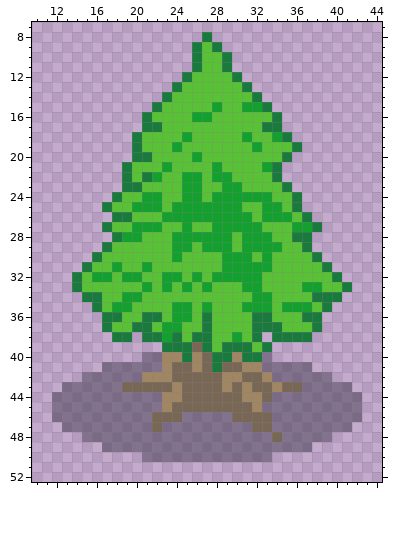
Pixel-art sprite -- Assets/Tilemaps/Rule Tiles/Trees/pine_tree_short.png. Above is the file before it was changed.
The file is 60x54 pixels. Shown: x 10..44, y 7..52.
And afterwards:
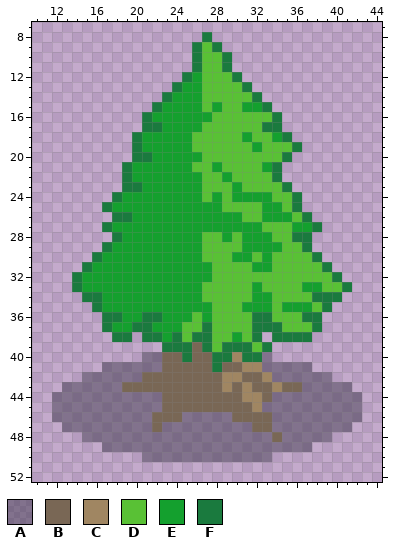
Palette (. is transparent): A #24223469  B #796755  C #a08662  D #59c135  E #14a02e  F #1a7a3e
Diff:
The author changed colour C to colour B in row 40 at x 23 to 24 and 26; in row 41 at x 23 and 26; in row 42 at x 21 to 23; in row 43 at x 24; in row 44 at x 23 to 24; in row 45 at x 23.
The author changed colour E to colour D in row 22 at x 28; in rows 23 to 24 at x 29; in row 25 at x 29 to 30; in row 26 at x 31; in row 28 at x 27 to 28; in row 29 at x 27 to 29.
The author changed colour E to colour D in row 30 at x 29; in row 31 at x 29 to 31; in row 32 at x 28 to 32; in row 33 at x 27 and 31.
The author changed colour D to colour E in row 12 at x 26; in row 13 at x 25 to 26; in row 14 at x 24 to 26; in row 15 at x 23 to 26; in row 16 at x 22 to 25; in row 17 at x 23 to 26.
The author changed colour D to colour E in row 18 at x 21 to 24; in row 19 at x 21 to 23 and 25; in row 20 at x 22 to 25; in row 21 at x 20 to 22 and 24 to 25; in row 22 at x 20 and 23 to 24; in row 23 at x 21 to 24.
The author changed colour D to colour E in row 24 at x 19 to 20 and 23 to 24; in row 25 at x 18 to 19 and 23; in row 26 at x 20 to 22; in row 27 at x 18 to 19, 23 to 24 and 26 to 27; in row 28 at x 21 to 23; in row 29 at x 18 to 23 and 26.
The author changed colour D to colour E in row 30 at x 17 to 23 and 25 to 26; in row 31 at x 16 to 17, 19 to 20 and 22 to 27; in row 32 at x 15, 18, 21 to 22, 25 and 27; in row 33 at x 15 to 20, 22, 24 and 26; in row 34 at x 17 to 18 and 21 to 26; in row 35 at x 17, 20 to 23 and 26.
The author changed colour D to colour E in row 36 at x 19 to 20 and 23; in row 37 at x 18 to 19 and 22.
The author changed colour F to colour E in row 22 at x 21; in row 36 at x 27.
